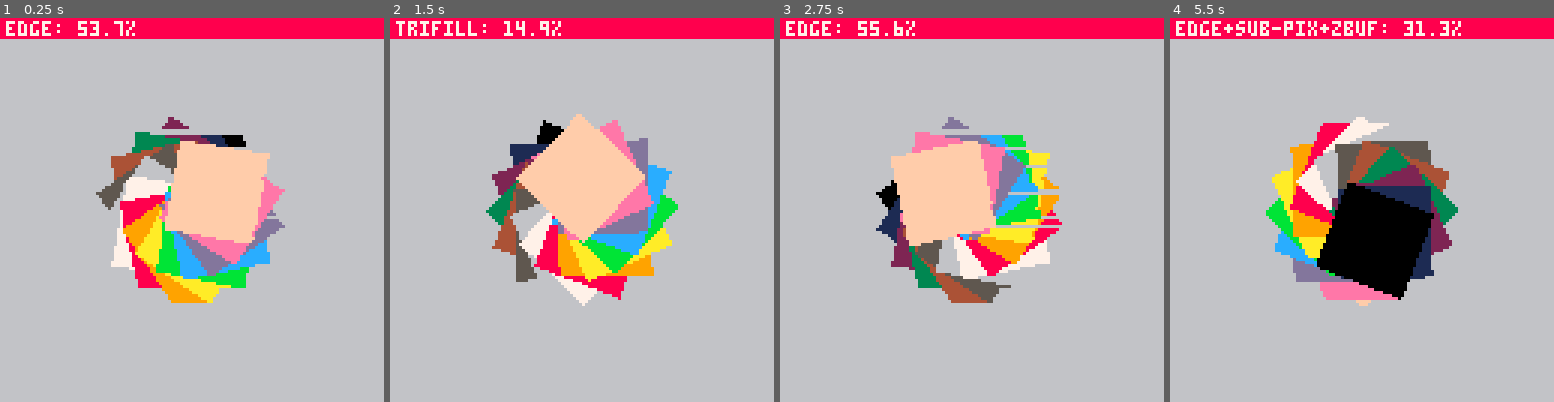
Above: before the commit, frames 1-4 (left to right).
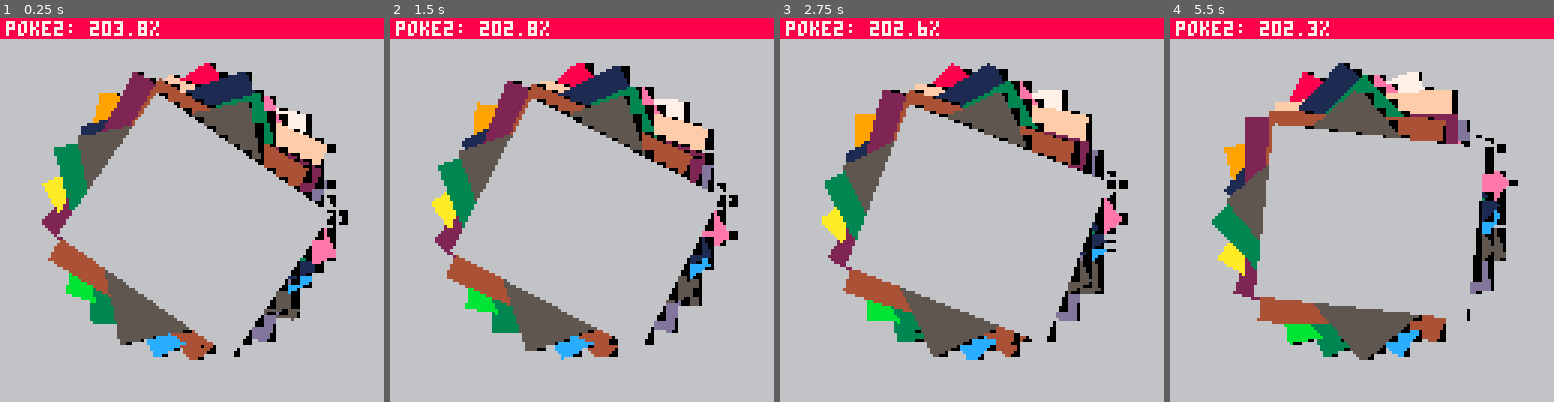
Above: after the commit, the same moments.

Repository: freds72/virtua-on
Game: PICO-8 cartridge carts/edge_rasterizer.p8
The game is run twice, just before and just after one commit, with the same random seed, the same clock (stepped at 60 frames per second) and the same inputs.
Inputs:
- Up to frame 1 (0.25 s): no input
- Up to frame 2 (1.5 s): tap O (Z key) at 0.7 s
- Up to frame 3 (2.75 s): tap O (Z key) at 1.7, 2.1, 2.5 s
- Up to frame 4 (5.5 s): tap O (Z key) every 0.4 s from 2.9 to 5.3 s

The runs differ from the first frame. In frame 1, 34% of the frame differs, in the area x 2-91%, y 0-90%; in frame 2, 34%; in frame 3, 34%; in frame 4, 35%.

Commit message:
poke rasterizer (wip)

Diff:
--- a/carts/edge_rasterizer.p8
+++ b/carts/edge_rasterizer.p8
@@ -9,12 +9,13 @@
 
 function _init()
  razz={
-		edge_rasterizer,
+		--edge_rasterizer,
 		--poly_rasterizer,
-		trifill_rasterizer,
+		--trifill_rasterizer,
 		--hybrid_rasterizer,
-		convex_rasterizer,
-		convex_zbuf_rasterizer
+		-- convex_rasterizer,
+		poke_rasterizer
+		--convex_zbuf_rasterizer
 	}
  --raz=edge_rasterizer()
  --raz=poly_rasterizer()
@@ -37,23 +38,24 @@
 	 raz=razz[mode+1]()
 	end
 
-	angle+=1/(30*8)
+	angle+=0.001
 	local cc,ss=cos(angle),-sin(angle)
-	local scale=15
+	local scale=0.8
 	local function rotate(x,y)
-		x-=0.5
-		y-=0.5
+		x-=64
+		y-=64
 		return 64+scale*(x*ss-y*cc),64+scale*(x*cc+y*ss)
 	end
-	for i=0,15 do
-		local x,y=0,0--i%4,flr(i/4)
-		cc,ss=cos(angle+i/16),-sin(angle+i/16)
-		local x0,y0=rotate(x-1,y-1)
-		local x1,y1=rotate(x+1,y-1)
-		local x2,y2=rotate(x+1,y+1)
-		local x3,y3=rotate(x-1,y+1)
-		raz:add({{x0,y0},{x1,y1},{x2,y2},{x3,y3}},i,i)
- end
+
+	-- back
+	for i=1,20 do
+		cc,ss=cos(angle+i*0.12),-sin(angle+i*0.12)
+		local x0,y0=rotate(24,24)
+		local x1,y1=rotate(96,24)
+		local x2,y2=rotate(96,112)
+		local x3,y3=rotate(24,112)
+		raz:add({{x0,y0},{x1,y1},{x2,y2},{x3,y3}},i%15+1,i)
+	end
 
 end
 
@@ -489,13 +491,84 @@
 			local x1,y1=v1[1],v1[2]
 			local _x1,_y1=x1,y1
 			if(y0>y1) x0,y0,x1,y1=x1,y1,x0,y0
-			local cy0,cy1,dx=ceil(y0),ceil(y1),(x1-x0)/(y1-y0)
+			local cy0,cy1,dx=y0\1+1,y1\1,(x1-x0)/(y1-y0)
 			if(y0<0) x0-=y0*dx y0=0
-   			x0+=(cy0-y0)*dx
-			for y=cy0,min(cy1-1,127) do
+   		x0+=(-y0+cy0)*dx
+			for y=cy0,min(cy1,127) do
 				local x=nodes[y]
 				if x then
 				 rectfill(x,y,x0,y)
+				else
+				 nodes[y]=x0
+				end
+				x0+=dx
+			end
+			--break
+			x0,y0=_x1,_y1
+		end
+  	end
+  	poly={}
+end
+}
+end
+
+-->8
+-- poke-based2 rasterizer
+function poke_rasterizer()
+	local poly={}
+
+	local cache_cls={
+		__index=function(t,k)
+			local f=function(a)
+				t[k]=function(b)
+					rectfill(a,k,b,k)
+				end
+			end
+			--t[k]=f
+			return f
+		end
+	}
+	return {
+	name="poke2",
+	-- add edge
+	add=function(self,verts,c,z)
+		add(poly,{v=verts,c=c})
+	end,
+ draw=function(self)
+	for k=1,#poly do
+		local p=poly[k]
+		local v,c=p.v,p.c
+
+		local v0,nodes=v[#v],{} -- setmetatable({},cache_cls)
+		local x0,y0=v0[1],v0[2]
+		for i=1,#v do
+			local v1=v[i]
+			local x1,y1=v1[1],v1[2]
+			local _x1,_y1=x1,y1
+			if(y0>y1) x0,y0,x1,y1=x1,y1,x0,y0
+			local cy0,cy1,dx=y0\1+1,y1\1,(x1-x0)/(y1-y0)
+			if(y0<0) x0-=y0*dx y0=0
+   		x0+=(-y0+cy0)*dx
+			for y=cy0,min(cy1,127) do
+				local x=nodes[y]
+				if x then
+					local x0,x1=x\1,x0\1
+					if(x0>x1) x0,x1=x1,x0
+					-- odd boundary?
+					local m=0x6000|y<<6
+					local m0,m1,c=m|x0\2,m|((x1-(x1&3))\2),c*0x1111
+					if(x0&1==1) poke(m0,@m0&0xf|c<<4) m0+=1
+					-- shift to boundary
+					for i=m0,m1-1,2 do
+						poke2(i,c)
+					end
+					-- remaining 0-4 pixels
+					-- adjust end
+					if m1-m0+1>0 then
+						local c0,mask=@@m1,0xf.ffff<<((x1&3)<<2)
+						poke2(m1,c0&~mask|c&mask)
+					end
+					--pset(x1,y,8)
 				else
 				 nodes[y]=x0
 				end
@@ -541,6 +614,8 @@
 		buffer1, buffer2 = buffer2, buffer1
 	end
 end
+-- ref:
+-- https://www.phatcode.net/res/224/files/html/ch67/67-03.html
 
 function convex_zbuf_rasterizer()
 	local poly={}
@@ -574,7 +649,7 @@
 	name="edge+sub-pix+zbuf",
 	-- add edge
 	add=function(self,v,c,z)
-		local v0,screen=v[#v],screen
+		local v0,spans,screen=v[#v],{},screen
 		local x0,y0=v0[1],v0[2]
 		for i=1,#v do
 			local v1=v[i]
@@ -585,30 +660,27 @@
 			if(y0<0) x0-=y0*dx y0=0
    		x0+=(cy0-y0)*dx
 			for y=cy0,min(ceil(y1)-1,127) do
-				-- get start of linked list
-				local head=screen[y]
-				local prev=head
-				while head.x>x0 do
-					prev,head=head,head.next
-				end
-				-- insert start/end of span
-				prev.next={x=x0,c=c,z=z,next=prev.next}
-
-				--[[
-				local spans=screen[y]
-				local mini=1
-				for i=1,#spans do
-					mini=i
-					if(x0>spans[i].x) break
-				end
-				-- shift right
-				for i=#spans,mini,-1 do
-					spans[i+1]=spans[i]
-				end
-				-- insert
-				spans[mini]={x=x0,c=c,z=z}
-				]]
-
+				local span=spans[y]
+				if span then
+					local x0,x1=x0,span.x
+					if(x0>x1) x0,x1=x1,x0
+					-- get start of linked list
+					local head=screen[y]
+					local prev=head
+					while head and head.x<x0 do
+						prev,head=head,head.next
+					end
+					-- insert start of span
+					head={x=x0,x1=x1,c=c,z=z,next=prev.next}
+					prev.next,prev=head,head
+					-- insert end of span
+					while head and head.x<x1 do
+						prev,head=head,head.next
+					end
+					prev.next={x=x1,x0=x0,c=c,z=z,next=prev.next}
+				else
+					spans[y]={x=x0}
+				end
 				x0+=dx
 			end
 			x0,y0=_x1,_y1
@@ -616,45 +688,37 @@
 	end,
 	 draw=function(self)
 		for y,spans in pairs(screen) do
-			-- sort spans
-			-- sort(spans)
-
-			-- assert(#spans<33,"too many spans:"..#spans)
-
-			local head=spans.next
-			local i=0
+			local head,start=spans.next
 			while head do
-				local next=head.next
-				if next then
-					rectfill(head.x,y,next.x,y,head.c)
-				end
-				head=next
-			end
-			--[[
-			local s0,s1=spans.next
-			while s0 do
-				s1=spans[i]
-				if s0 then
-					if s1.c==s0.c then
-						-- end of s0 span?
-						rectfill(s0.x,y,s1.x,y,s0.c)
-						-- no active span
-						s0=nil
-					elseif s1.z>s0.z then
-						-- new span above?
-						-- terminate current
-						rectfill(s0.x,y,s1.x,y,s0.c)
-						-- active start
-						s0=s1
+				if not start then
+					start=head
+				else
+					-- 'pair' event
+					if head.z>start.z then
+						-- new "foreground" span
+						rectfill(start.x,y,head.x,y,start.c)
+						start=head
+					elseif head.z==start.z then
+						-- end of self
+						rectfill(start.x,y,head.x,y,start.c)
+						-- find foremost 'background' span (if any)
+						local x,z,maxz,maxspan=head.x,start.z,-32000
+						local bck=spans.next
+						while bck do
+							if bck.z<z and
+								bck.z>maxz and
+								bck.x1 and
+								bck.x1>x and
+								bck.x<x then
+									maxz,maxspan=bck.z,bck
+							end
+							bck=bck.next
+						end
+						start=maxspan
+						if(start) start.x=x
 					end
-				else
-					-- new 'start'
-					s0=s1
-				end
-			end
-			]]
-			-- handle last span
-			if s1 and s0 then
+				end
+				head=head.next
 			end
 		end
 		-- reset screen buffer
